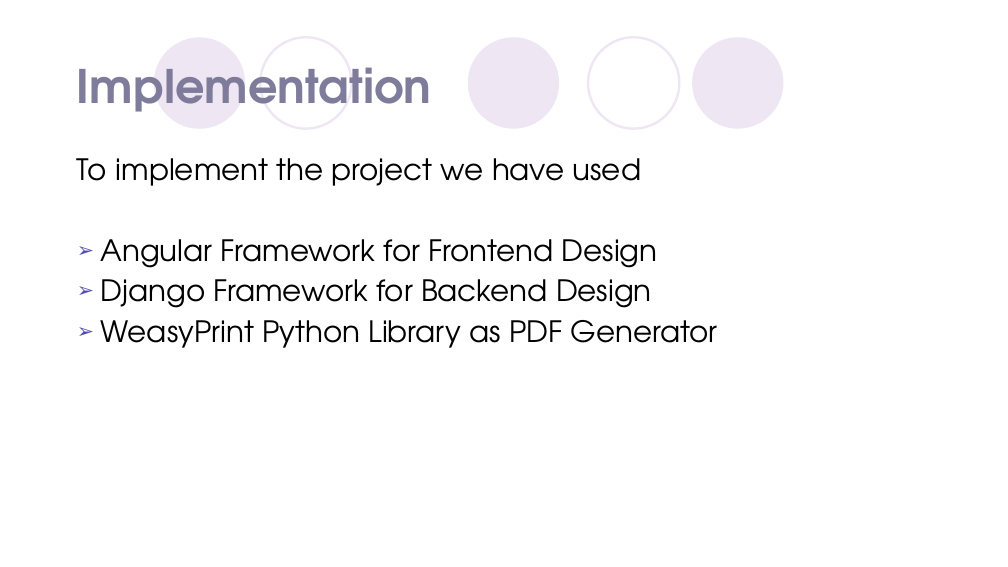
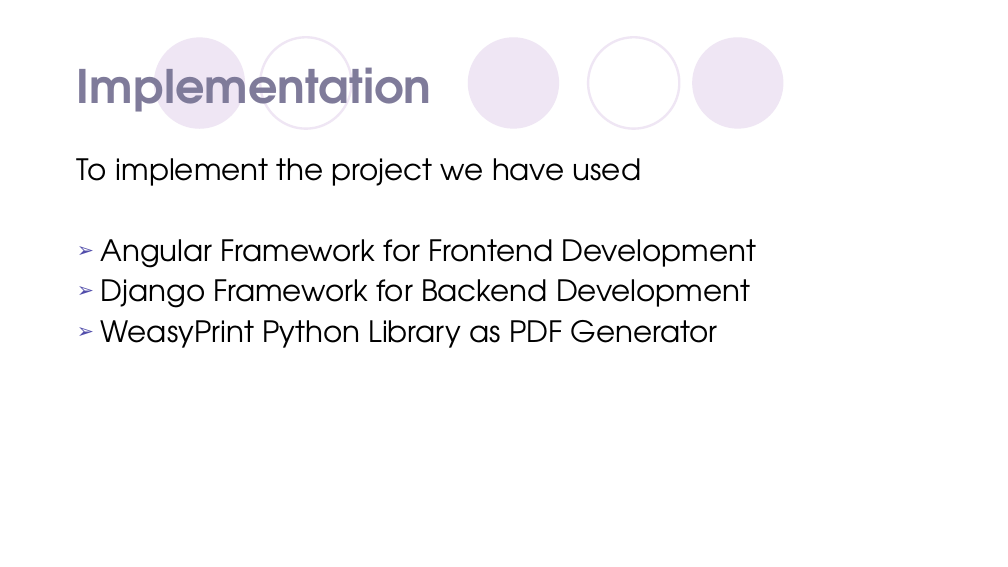
Before and after one commit to chitholian/CSE-616-Semester-Form-Fillup-System, a slide deck: slide 24 of Group-01-Semsester-Form-Fill-Up-System.pptx. Drawn at 1008x567 pixels with LibreOffice and Linux fonts; fonts in the diff are those of the drawing; background and template pictures are left out. Boxes give left, top, right and bottom in pixels: in the first picture for what was removed or moved away, otherwise in the second. Text is boxed around its words. In the diff, an @@ line names an element or a change of style, - is before the commit and + after.

Commit message:
Modified the .pptx file.

```diff
--- a/Group-01-Semsester-Form-Fill-Up-System.pptx
+++ b/Group-01-Semsester-Form-Fill-Up-System.pptx
@@ text at <box>101,239,756,308</box>: text changed @@
-➢ Angular Framework for Frontend Design
-➢ Django Framework for Backend Design
+➢ Angular Framework for Frontend Development
+➢ Django Framework for Backend Development
```
Also in this commit, not shown: 1 other slide changed.
